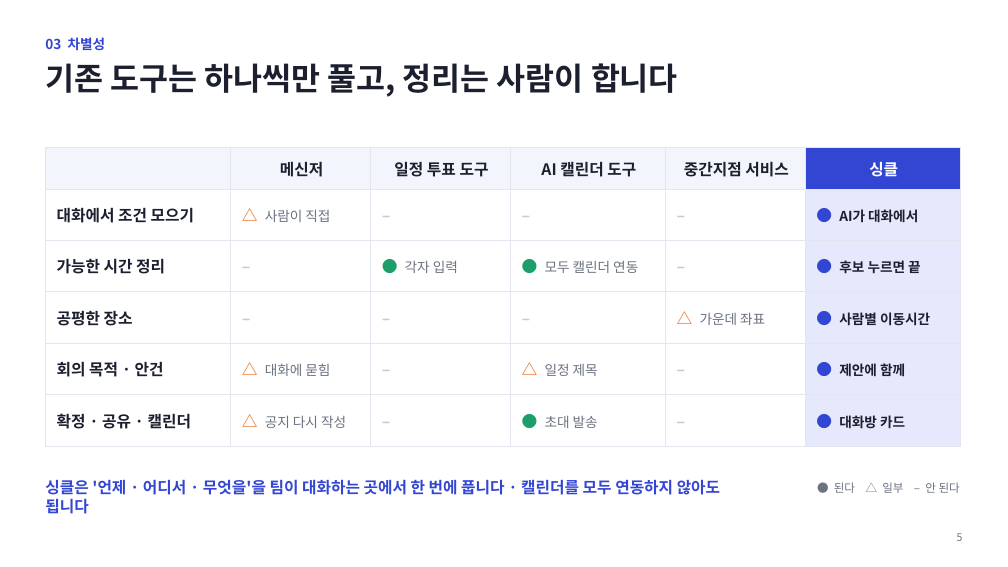
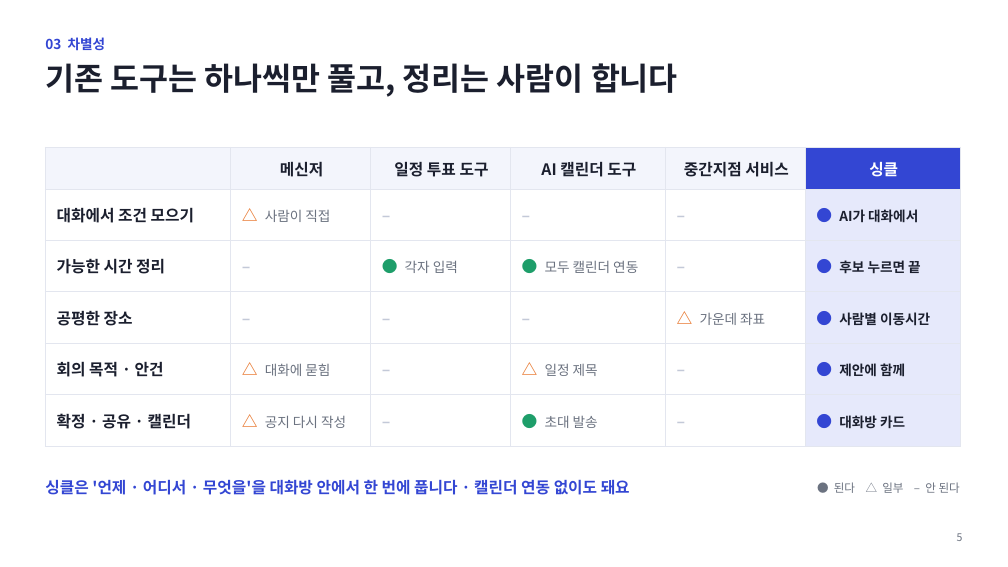
Before and after one commit to kccprogramming/syncle-web, a slide deck: slide 5 of docs/presentation/Syncle_발표.pptx. Drawn at 1008x567 pixels with LibreOffice and Linux fonts; fonts in the diff are those of the drawing. Boxes give left, top, right and bottom in pixels: in the first picture for what was removed or moved away, otherwise in the second. Text is boxed around its words. In the diff, an @@ line names an element or a change of style, - is before the commit and + after.

```diff
--- a/docs/presentation/Syncle_발표.pptx
+++ b/docs/presentation/Syncle_발표.pptx
@@ text at (45,479,630,495): text changed @@
-싱클은 '언제 · 어디서 · 무엇을'을 팀이 대화하는 곳에서 한 번에 풉니다 · 캘린더를 모두 연동하지 않아도 됩니다
+싱클은 '언제 · 어디서 · 무엇을'을 대화방 안에서 한 번에 풉니다 · 캘린더 연동 없이도 돼요
```
Also in this commit, not shown: 6 other slides changed, 1 other file.
